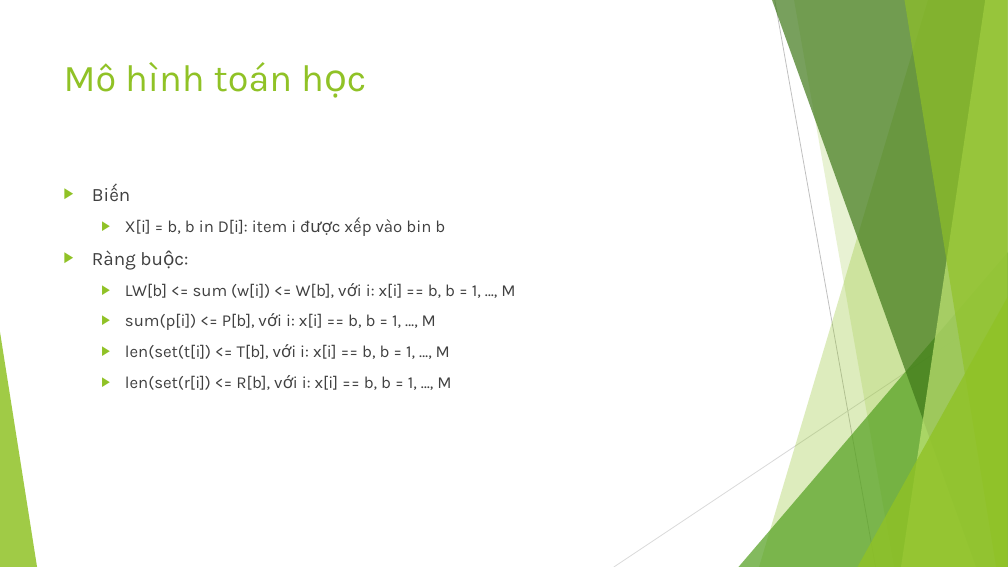
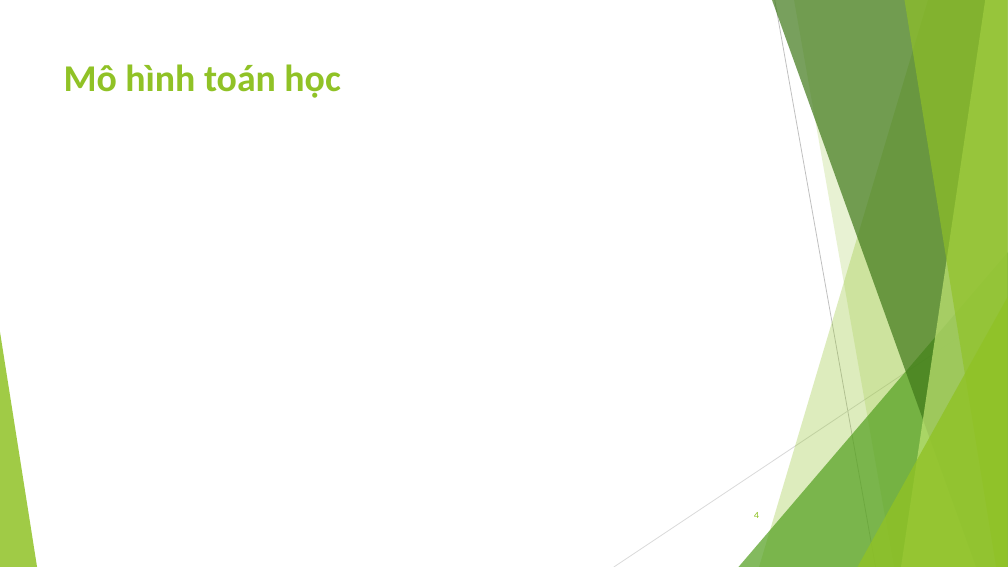
Before and after one commit to dungkhmt/CourseCPCBLS, a slide deck: slide 4 of OpenCBLS/src/khmtk60/miniprojects/G10/G10.pptx. Drawn at 1008x567 pixels with LibreOffice and Linux fonts; fonts in the diff are those of the drawing; grey boxes stand for pictures. Boxes give left, top, right and bottom in pixels: in the first picture for what was removed or moved away, otherwise in the second. Text is boxed around its words. In the diff, an @@ line names an element or a change of style, - is before the commit and + after.

```diff
--- a/OpenCBLS/src/khmtk60/miniprojects/G10/G10.pptx
+++ b/OpenCBLS/src/khmtk60/miniprojects/G10/G10.pptx
@@ title "Mô hình toán học" at (64, 64, 340, 98): font Karla to Calibri, bold on @@
@@ text removed at (92, 219, 515, 390) @@
-▶ Biến
-  ▶ X[i] = b, b in D[i]: item i được xếp vào bin b
-▶ Ràng buộc:
-  ▶ LW[b] <= sum (w[i]) <= W[b], với i: x[i] == b, b = 1, …, M
-  ▶ sum(p[i]) <= P[b], với i: x[i] == b, b = 1, …, M
-  ▶ len(set(t[i]) <= T[b], với i: x[i] == b, b = 1, …, M
-  ▶ len(set(r[i]) <= R[b], với i: x[i] == b, b = 1, …, M
@@ page number added at (754, 512, 759, 518), 9 pt, text #90C226 @@
+4
```
Also in this commit, not shown: 9 other slides changed, 2 slides added, 1 slide removed, 3 other files.
